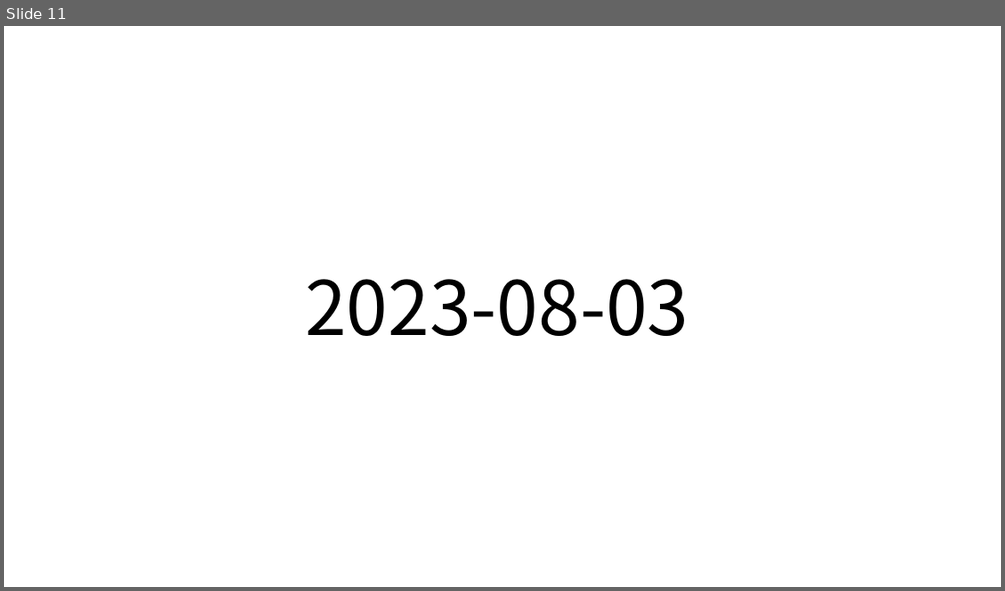
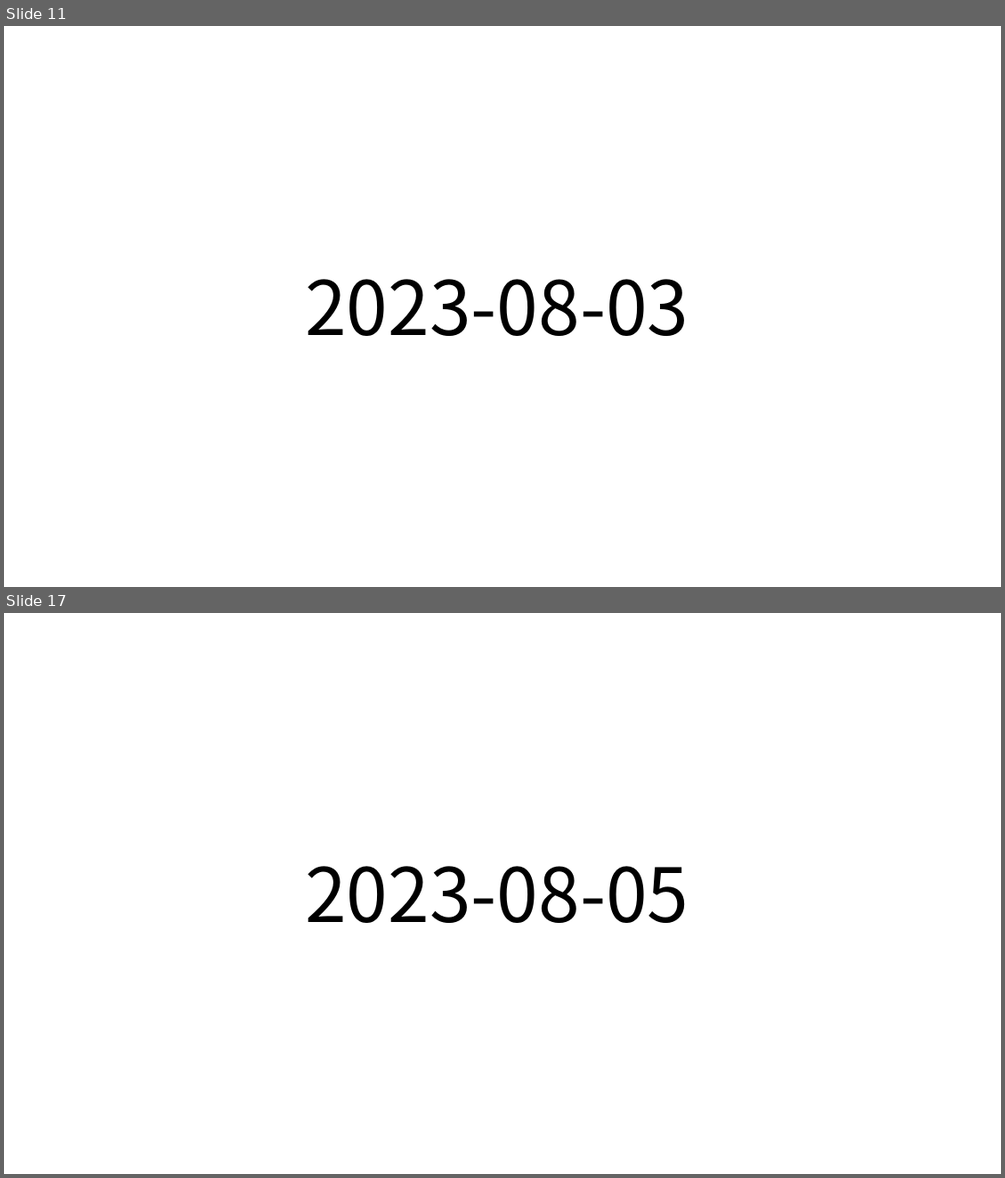
Before and after one commit to wichan7/algo, a slide deck: note.pptx. Shown one above the other, each under a label of ours: slide 11 before the commit, slides 11 and 17 after it; the slides between them are not shown. The pictures are 1005x591 and 1005x1178 pixels, drawn with LibreOffice and Linux fonts; fonts in the diff are those of the drawing. Boxes give left, top, right and bottom in pixels: in the first picture for what was removed or moved away, otherwise in the second. Text is boxed around its words. In the diff, an @@ line names an element or a change of style, - is before the commit and + after.

```diff
--- a/note.pptx
+++ b/note.pptx
@@ slide 17 added at (4,613,1001,1174), background #FFFFFF @@
@@ text added at (305,866,688,923), 72 pt, text #000000 @@
+2023-08-05
```
Also in this commit, not shown: 4 other slides added, 2 other files.
